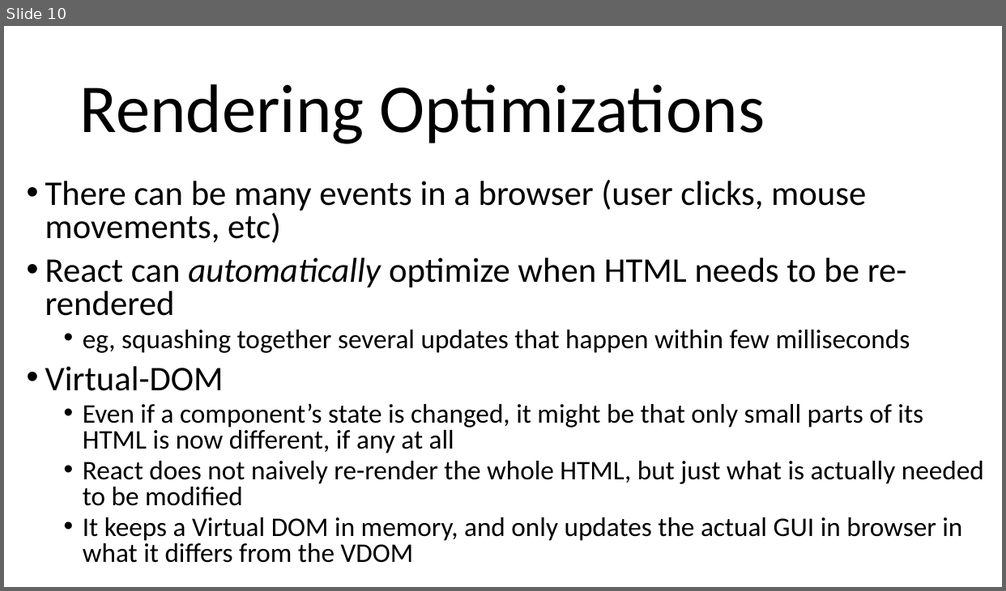
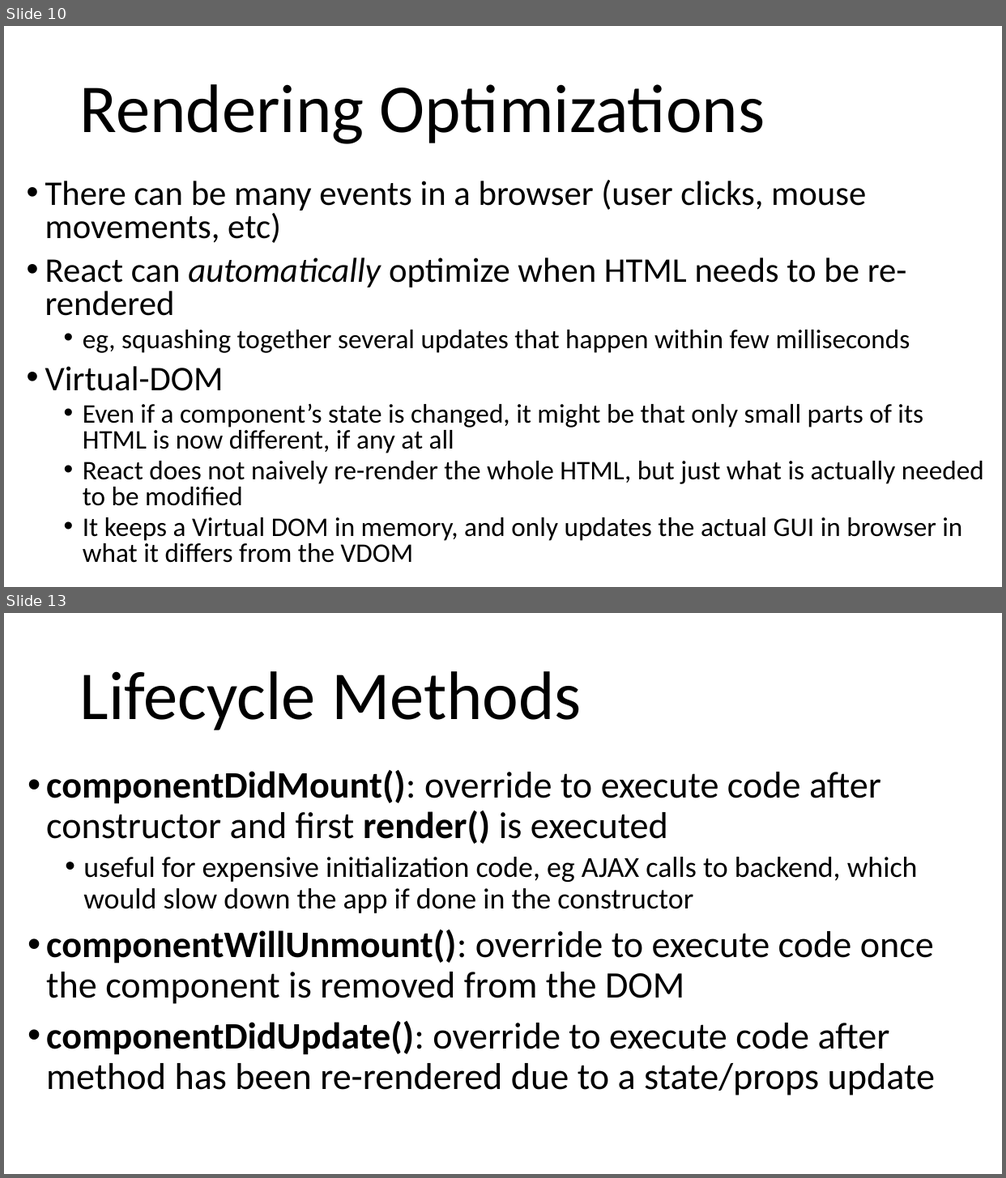
Before and after one commit to arcuri82/web_development_and_api_design, a slide deck: docs/slides/lesson_03.pptx. Shown one above the other, each under a label of ours: slide 10 before the commit, slides 10 and 13 after it; the slides between them are not shown. The pictures are 1006x591 and 1006x1178 pixels, drawn with LibreOffice and Linux fonts; fonts in the diff are those of the drawing. Boxes give left, top, right and bottom in pixels: in the first picture for what was removed or moved away, otherwise in the second. Text is boxed around its words. In the diff, an @@ line names an element or a change of style, - is before the commit and + after.

```diff
--- a/docs/slides/lesson_03.pptx
+++ b/docs/slides/lesson_03.pptx
@@ slide 13 added at (4,613,1002,1174), background #FFFFFF @@
@@ title added at (80,671,582,730), 66 pt, text #000000 @@
+Lifecycle Methods
@@ text added at (46,770,935,1096), 36 pt, text #000000 @@
+• componentDidMount(): override to execute code after constructor and first render() is executed
+  • useful for expensive initialization code, eg AJAX calls to backend, which would slow down the app if done in the constructor
+• componentWillUnmount(): override to execute code once the component is removed from the DOM
+• componentDidUpdate(): override to execute code after method has been re-rendered due to a state/props update
```
Also in this commit, not shown: 3 slides changed, 3 other slides added, 1 other file.
